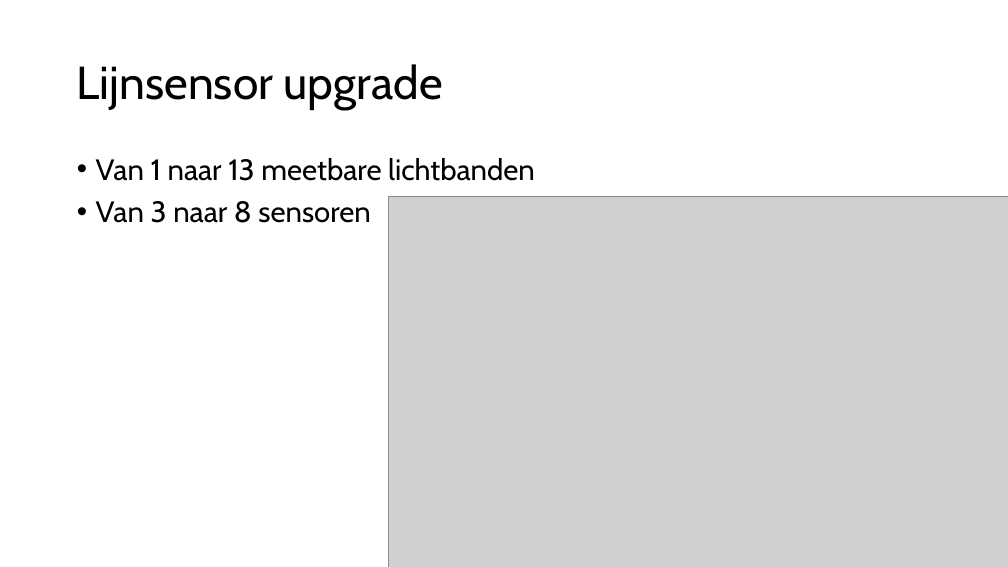
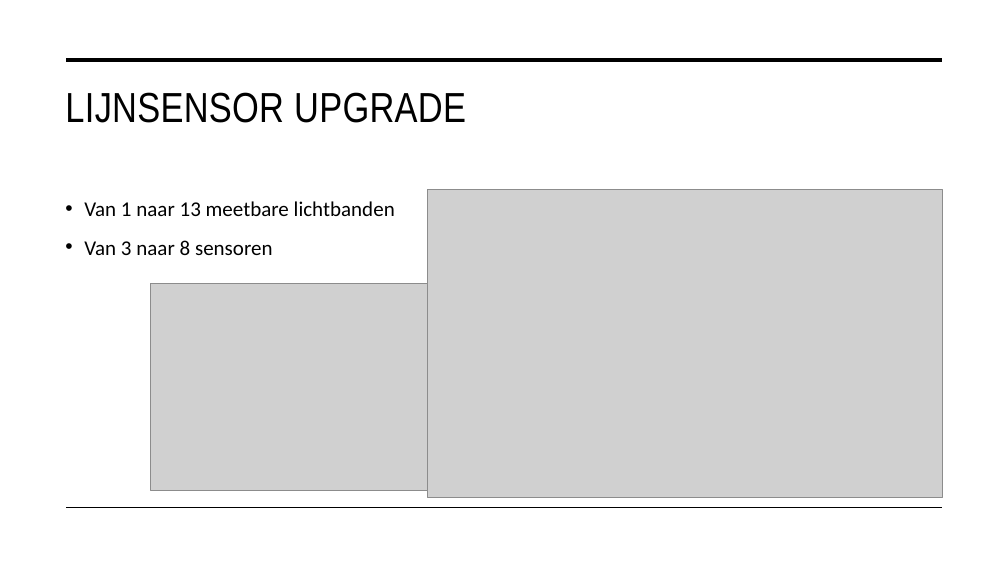
Before and after one commit to Stan-debakker/grap-6TWEA, a slide deck: slide 6 of school/eindpresentatie.pptx. Drawn at 1008x567 pixels with LibreOffice and Linux fonts; fonts in the diff are those of the drawing; grey boxes stand for pictures. Boxes give left, top, right and bottom in pixels: in the first picture for what was removed or moved away, otherwise in the second. Text is boxed around its words. In the diff, an @@ line names an element or a change of style, - is before the commit and + after.

```diff
--- a/school/eindpresentatie.pptx
+++ b/school/eindpresentatie.pptx
@@ title "LIJNSENSOR UPGRADE" at (65, 92, 466, 123): vertical alignment middle to top @@
@@ line added from (67, 60) to (942, 60), #000000 3.5 pt @@
@@ title at (65, 92, 466, 123): text changed; size 44 to 40 pt; font Cabin to Arial Narrow @@
-Lijnsensor upgrade
+LIJNSENSOR UPGRADE
@@ text "Van 1 naar 13 meetbare ...": place and size @@
-text "Van 1 naar 13 meetbare ..." at (96, 158, 535, 223)
+text "Van 1 naar 13 meetbare ..." at (84, 201, 395, 255)
@@ text "Van 1 naar 13 meetbare ..." at (84, 201, 395, 255): size 28 to 20 pt, font Cabin to Calibri; line spacing 0.9 to 1.1 @@
@@ picture: place and size @@
-picture at (389, 196, 1008, 567)
+picture at (428, 190, 942, 498)
@@ picture added at (150, 284, 427, 490) @@
@@ line added from (67, 508) to (942, 508), #000000 1 pt @@
```
Also in this commit, not shown: 7 other slides changed, 1 slide added, 1 slide removed, 2 other files.
